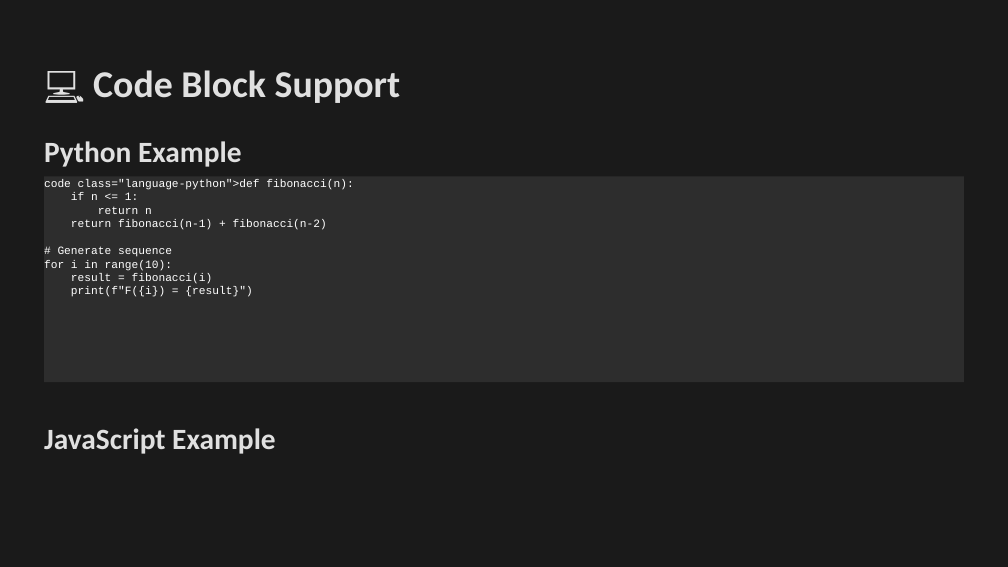
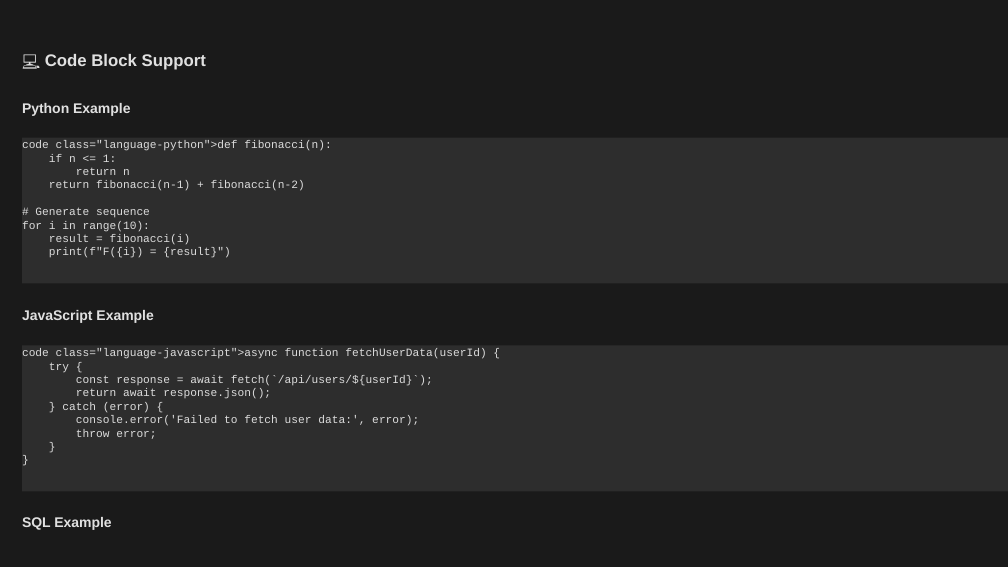
Before and after one commit to louisazhou/slidegenerator, a slide deck: slide 5 of output/comprehensive_demo_dark.pptx (slide 7 before the commit). Drawn at 1008x567 pixels with LibreOffice and Linux fonts; fonts in the diff are those of the drawing. Boxes give left, top, right and bottom in pixels: in the first picture for what was removed or moved away, otherwise in the second. Text is boxed around its words. In the diff, an @@ line names an element or a change of style, - is before the commit and + after.

```diff
--- a/output/comprehensive_demo_dark.pptx
+++ b/output/comprehensive_demo_dark.pptx
@@ text "💻 Code Block Support": place and size @@
-text "💻 Code Block Support" at [93, 70, 400, 103]
+text "💻 Code Block Support" at [45, 54, 206, 70]
@@ text "💻 Code Block Support" at [45, 54, 206, 70]: size 27 to 12 pt, font Calibri to Arial; more space between paragraphs @@
@@ text "Python Example": place and size @@
-text "Python Example" at [44, 141, 242, 167]
+text "Python Example" at [22, 103, 130, 116]
@@ text "Python Example" at [22, 103, 130, 116]: size 21 to 10 pt, font Calibri to Arial; more space between paragraphs @@
@@ rectangle "code class="language-python">def fibonacci(n): if n ...": place and size @@
-rectangle "code class="language-python">def fibonacci(n): if n ..." at [44, 176, 964, 382]
+rectangle "code class="language-python">def fibonacci(n): if n ..." at [22, 137, 1008, 283]
@@ rectangle "code class="language-python">def fibonacci(n): if n ..." at [22, 137, 1008, 283]: text colour #FFFFFF to #DCDCDC @@
@@ text "JavaScript Example" at [22, 310, 153, 323]: size 21 to 10 pt, font Calibri to Arial; more space between paragraphs @@
@@ text "JavaScript Example": place and size @@
-text "JavaScript Example" at [44, 428, 276, 454]
+text "JavaScript Example" at [22, 310, 153, 323]
@@ rectangle added at [22, 346, 1008, 492], fill #2D2D2D, 8 pt, text #DCDCDC @@
+code class="language-javascript">async function fetchUserData(userId) {
+try {
+const response = await fetch(`/api/users/${userId}`);
+return await response.json();
+} catch (error) {
+console.error('Failed to fetch user data:', error);
+throw error;
+}
+}
@@ text added at [22, 517, 111, 530], 10 pt, text #E0E0E0, bold @@
+SQL Example
```
Also in this commit, not shown: 13 other slides changed, 7 slides added, 9 slides removed, 25 other files.
